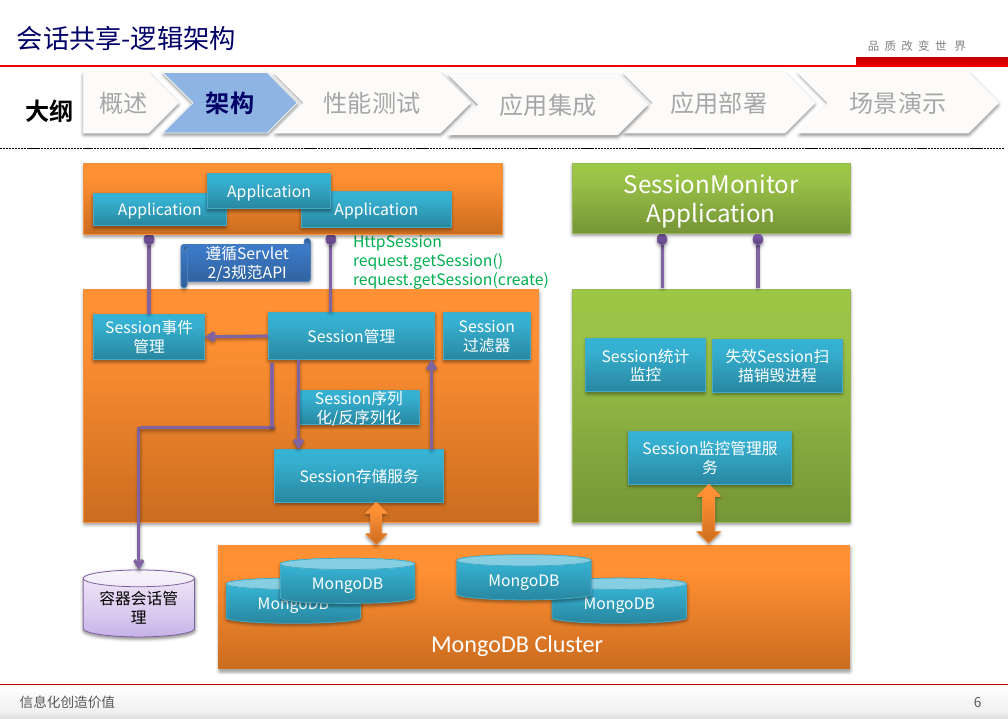
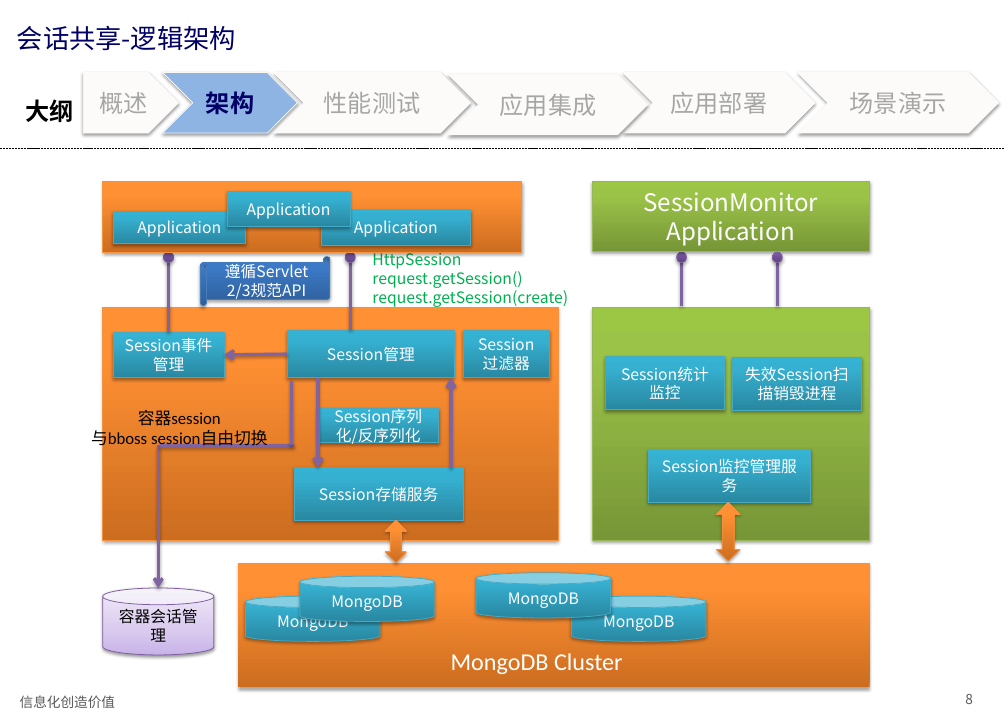
Before and after one commit to zhanght86/bboss-cms, a slide deck: slide 8 of 文档/SanyPDP平台会话共享介绍.pptx (slide 6 before the commit). Drawn at 1008x719 pixels with LibreOffice and Linux fonts; fonts in the diff are those of the drawing; background and template pictures are left out. Boxes give left, top, right and bottom in pixels: in the first picture for what was removed or moved away, otherwise in the second. Text is boxed around its words. In the diff, an @@ line names an element or a change of style, - is before the commit and + after.

Commit message:
完善session共享使用文档

```diff
--- a/文档/SanyPDP平台会话共享介绍.pptx
+++ b/文档/SanyPDP平台会话共享介绍.pptx
@@ rectangle removed at [856, 57, 1008, 66] @@
@@ text removed at [868, 40, 966, 51] @@
-品 质 改 变 世 界
@@ line removed from (0, 66) to (1008, 66) @@
@@ 14 rectangles, 6 lines, 4 cylinders, 4 arrows, 4 ellipses, 2 texts, 1 up down arrow: place and size @@
-14 rectangles, 6 lines, 4 cylinders, 4 arrows, 4 ellipses, 2 texts, 1 up down arrow at [83, 163, 851, 669]
+14 rectangles, 6 lines, 4 cylinders, 4 arrows, 4 ellipses, 2 texts, 1 up down arrow at [103, 181, 870, 687]
@@ text added at [91, 410, 268, 449], 16 pt, text #000000 @@
+容器session
+与bboss session自由切换
@@ 2 rectangles, 1 horizontal scroll, 1 cylinder, 1 up down arrow: place and size @@
-2 rectangles, 1 horizontal scroll, 1 cylinder, 1 up down arrow at [94, 239, 721, 600]
+2 rectangles, 1 horizontal scroll, 1 cylinder, 1 up down arrow at [113, 256, 740, 618]
@@ rectangle removed at [0, 684, 1008, 719] @@
@@ line removed from (0, 684) to (1008, 684) @@
@@ page number at [965, 694, 973, 704]: text changed @@
-6
+8
```
Also in this commit, not shown: 26 other slides changed, 5 slides added, 1 slide removed.
